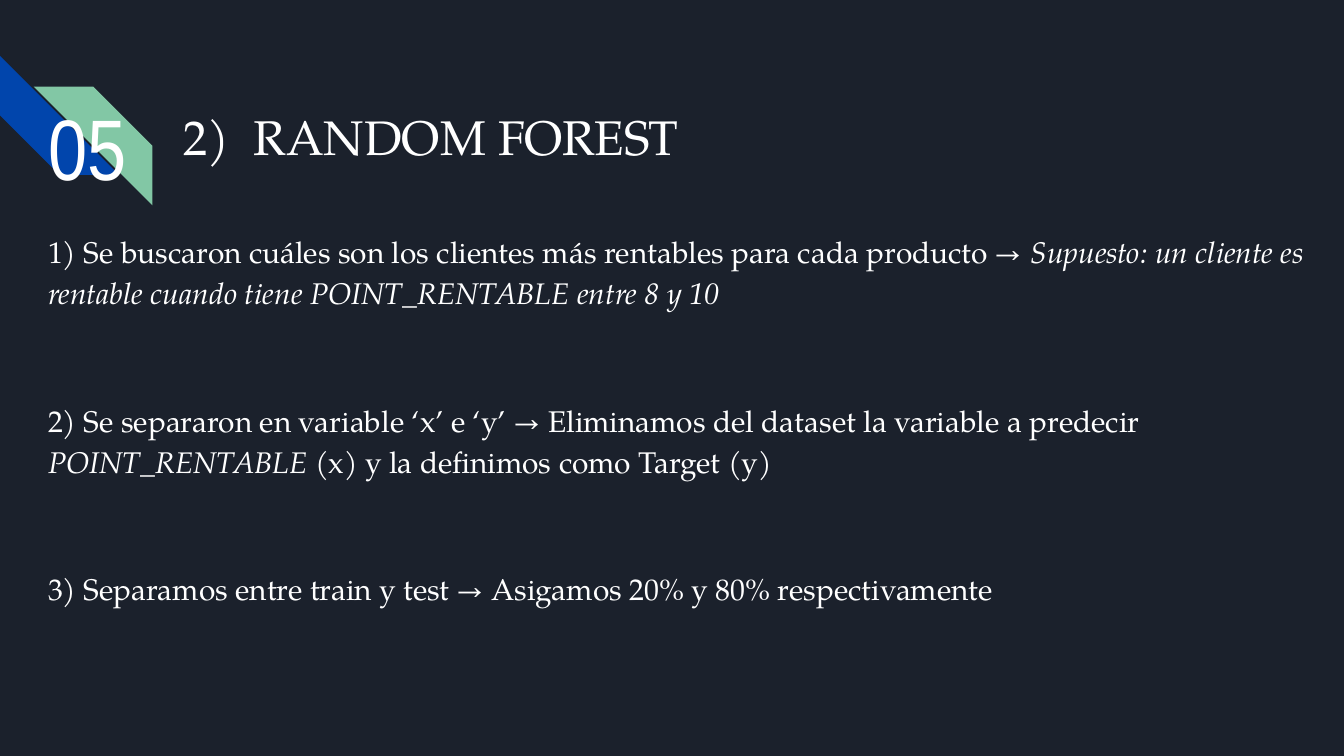
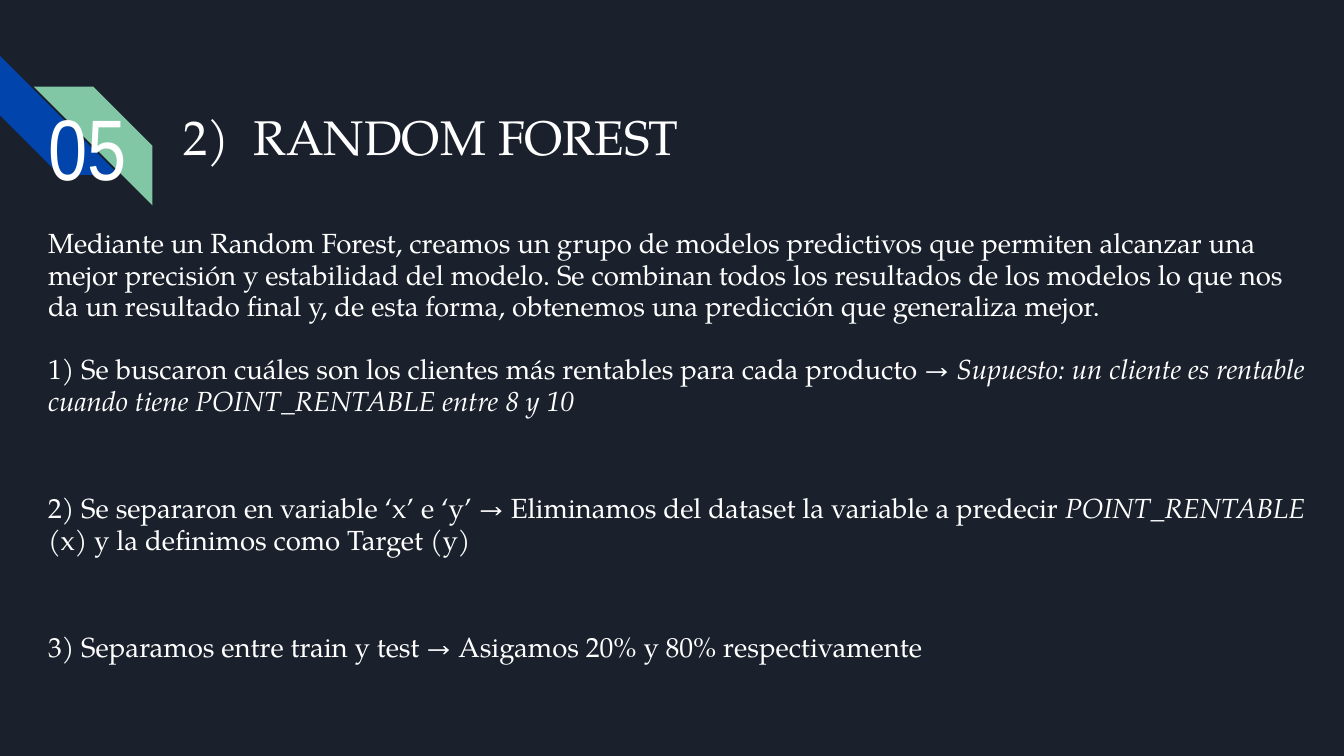
Before and after one commit to Alejo3107/PROYECTO_CH_DS, a slide deck: slide 28 of Presentación ejecutiva.pptx (slide 26 before the commit). Drawn at 1344x756 pixels with LibreOffice and Linux fonts; fonts in the diff are those of the drawing; background and template pictures are left out. Boxes give left, top, right and bottom in pixels: in the first picture for what was removed or moved away, otherwise in the second. Text is boxed around its words. In the diff, an @@ line names an element or a change of style, - is before the commit and + after.

Commit message:
3° Entrega

```diff
--- a/Presentación ejecutiva.pptx
+++ b/Presentación ejecutiva.pptx
@@ text at bbox=[48, 233, 1283, 324]: paragraph added @@
+Mediante un Random Forest, creamos un grupo de modelos predictivos que permiten alcanzar una mejor precisión y estabilidad del modelo. Se combinan todos los resultados de los modelos lo que nos da un resultado final y, de esta forma, obtenemos una predicción que generaliza mejor.
@@ text at bbox=[48, 358, 1305, 665]: size 16 to 14.8 pt in "1) Se buscaron cuáles son los clientes ...", "2) Se separaron en variable ‘x’ e ...", "3) Separamos entre train y test → ..."; line spacing 1.15 to 0.95 @@
```
Also in this commit, not shown: 12 other slides changed, 3 slides added, 1 slide removed, 3 other files.
